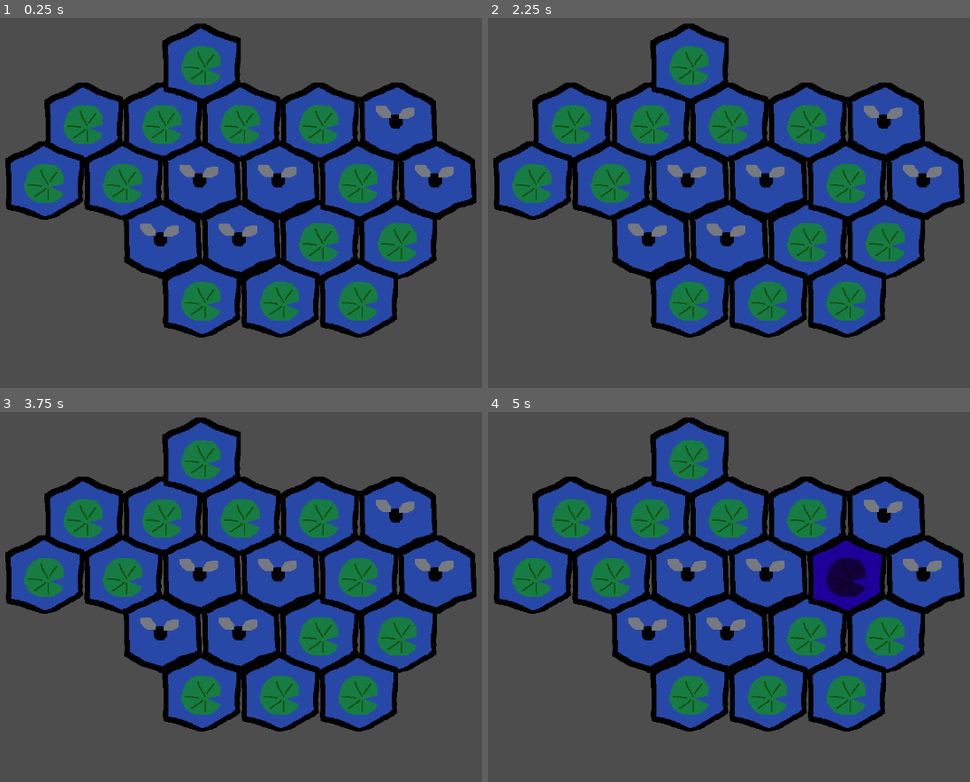
Above: before the commit, frames 1-4 (two rows, left to right).
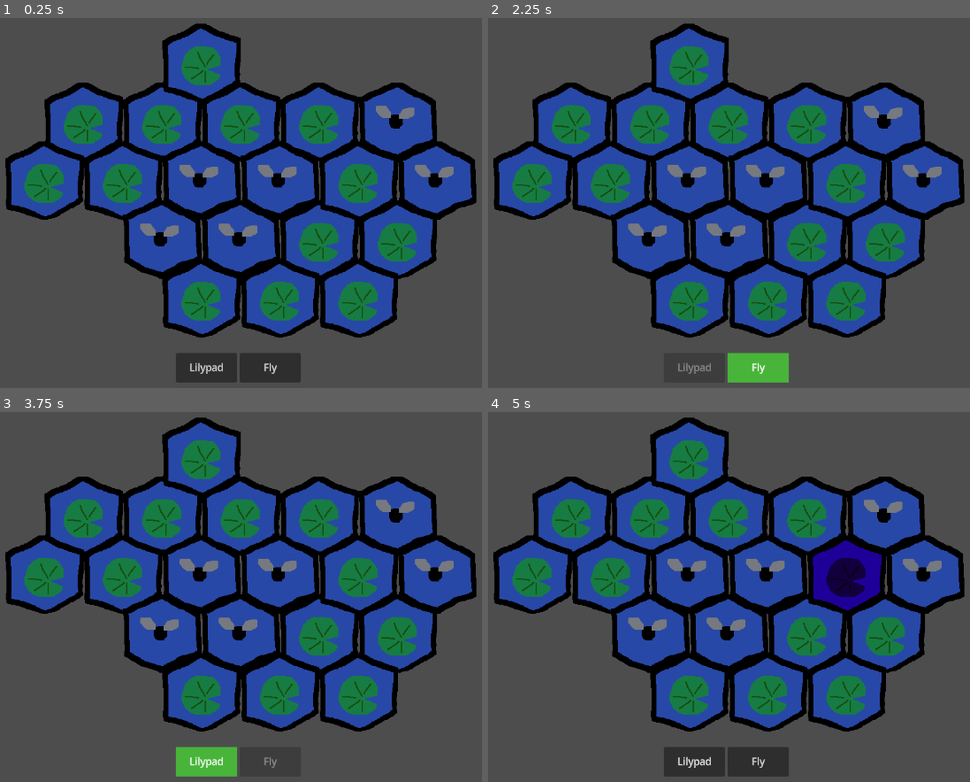
Above: after the commit, the same moments.

Repository: Aarfdark/Froggy
Game: Godot game, scene res://scenes/main.tscn
Same seed, same stepped clock (60 frames per second), same inputs: the game is played once before the commit and once after it.
Inputs (mouse positions are in pixels of both pictures, inside the frame that each line leads up to):
- Up to frame 1 (0.25 s): no input
- Up to frame 2 (2.25 s): click (695, 369) at 0.5 s, where only the run after the commit has a clickable "Lilypad"; click (695, 369) at 1.25 s, where only the run after the commit has a clickable "Lilypad"; click (757, 369) at 2 s, where only the run after the commit has a clickable "Fly"
- Up to frame 3 (3.75 s): click (269, 763) at 2.75 s, where only the run after the commit has a clickable "Fly"; click (207, 763) at 3.5 s, where only the run after the commit has a clickable "Lilypad"
- Up to frame 4 (5 s): tap Enter at 4.25 s; move the mouse to (883, 563) at 4.27 s; click (883, 563) at 4.42 s

The runs differ from the first frame. In frame 1, 1.9% of the frame differs, in the area x 36-63%, y 90-99%; in frame 2, 1.1%; in frame 3, 1.1%; in frame 4, 1.9%.

Commit message:
did a bit of button stuff

Diff:
--- a/project.godot
+++ b/project.godot
@@ -15,6 +15,10 @@
 config/features=PackedStringArray("4.4", "Forward Plus")
 config/icon="res://icon.svg"
 
+[gui]
+
+theme/default_font_multichannel_signed_distance_field=true
+
 [rendering]
 
 textures/canvas_textures/default_texture_filter=0
--- a/scenes/main.tscn
+++ b/scenes/main.tscn
@@ -1,8 +1,72 @@
-[gd_scene load_steps=2 format=3 uid="uid://bjs3ergtg06f4"]
+[gd_scene load_steps=8 format=3 uid="uid://bjs3ergtg06f4"]
 
 [ext_resource type="PackedScene" uid="uid://dktrw4sj86mkf" path="res://scenes/board.tscn" id="1_o5qli"]
+[ext_resource type="Script" uid="uid://dqp3itfxeqrg" path="res://scripts/game_manager.gd" id="1_sugp2"]
+[ext_resource type="Script" uid="uid://cob3vd1w428t0" path="res://scripts/building_ui_manager.gd" id="2_0wfyh"]
+
+[sub_resource type="StyleBoxEmpty" id="StyleBoxEmpty_sugp2"]
+
+[sub_resource type="StyleBoxFlat" id="StyleBoxFlat_sugp2"]
+bg_color = Color(0.282566, 0.706913, 0.22648, 1)
+
+[sub_resource type="StyleBoxEmpty" id="StyleBoxEmpty_0wfyh"]
+
+[sub_resource type="StyleBoxFlat" id="StyleBoxFlat_jyhfs"]
+bg_color = Color(0.282353, 0.705882, 0.227451, 1)
 
 [node name="Main" type="Node2D"]
+script = ExtResource("1_sugp2")
 
 [node name="Board" parent="." instance=ExtResource("1_o5qli")]
 position = Vector2(196, 246)
+
+[node name="Control" type="Control" parent="."]
+layout_mode = 3
+anchors_preset = 0
+offset_right = 1152.0
+offset_bottom = 648.0
+grow_horizontal = 2
+grow_vertical = 2
+
+[node name="BuildingUI" type="Control" parent="Control"]
+layout_mode = 1
+anchor_top = 0.9
+anchor_right = 1.0
+anchor_bottom = 1.0
+grow_horizontal = 2
+grow_vertical = 0
+script = ExtResource("2_0wfyh")
+
+[node name="MarginContainer" type="MarginContainer" parent="Control/BuildingUI"]
+layout_mode = 1
+anchors_preset = 15
+anchor_right = 1.0
+anchor_bottom = 1.0
+grow_horizontal = 2
+grow_vertical = 2
+theme_override_constants/margin_left = 8
+theme_override_constants/margin_top = 8
+theme_override_constants/margin_right = 8
+theme_override_constants/margin_bottom = 8
+
+[node name="BuildingContainer" type="HBoxContainer" parent="Control/BuildingUI/MarginContainer"]
+custom_minimum_size = Vector2(200, 0)
+layout_mode = 2
+size_flags_horizontal = 4
+
+[node name="LilypadButton" type="Button" parent="Control/BuildingUI/MarginContainer/BuildingContainer"]
+custom_minimum_size = Vector2(100, 0)
+layout_mode = 2
+theme_override_styles/focus = SubResource("StyleBoxEmpty_sugp2")
+theme_override_styles/pressed = SubResource("StyleBoxFlat_sugp2")
+toggle_mode = true
+action_mode = 0
+text = "Lilypad"
+
+[node name="FlyButton" type="Button" parent="Control/BuildingUI/MarginContainer/BuildingContainer"]
+custom_minimum_size = Vector2(100, 0)
+layout_mode = 2
+theme_override_styles/focus = SubResource("StyleBoxEmpty_0wfyh")
+theme_override_styles/pressed = SubResource("StyleBoxFlat_jyhfs")
+toggle_mode = true
+text = "Fly"
--- a/scripts/board_controller.gd
+++ b/scripts/board_controller.gd
@@ -9,5 +9,7 @@
 			var pos_clicked = local_to_map(to_local(global_clicked))
 			var cur_atlas_coords = get_cell_atlas_coords(pos_clicked)
 			var cur_tile_alt = get_cell_alternative_tile(pos_clicked)
-			var total_num_alts = tile_set.get_source(main_atlas_id).get_alternative_tiles_count(cur_atlas_coords)
-			set_cell(pos_clicked, main_atlas_id, cur_atlas_coords, (cur_tile_alt+1)%total_num_alts )
+
+			if cur_tile_alt != -1:
+				var total_num_alts = tile_set.get_source(main_atlas_id).get_alternative_tiles_count(cur_atlas_coords)
+				set_cell(pos_clicked, main_atlas_id, cur_atlas_coords, (cur_tile_alt+1)%total_num_alts )
--- /dev/null
+++ b/scripts/building_ui_manager.gd
@@ -0,0 +1,4 @@
+extends Control
+
+@onready var lilypad_button: Button = $MarginContainer/BuildingContainer/LilypadButton
+@onready var fly_button: Button = $MarginContainer/BuildingContainer/FlyButton
--- /dev/null
+++ b/scripts/game_manager.gd
@@ -0,0 +1,28 @@
+# kills you badstyle
+extends Node2D
+
+@onready var building_container: HBoxContainer = $Control/BuildingUI/MarginContainer/BuildingContainer
+var building_buttons
+
+func _ready():
+	building_buttons = building_container.get_children()
+	for button in building_buttons:
+		button.connect("toggled", building_select.bind(button))
+
+func _input(event):
+	if event is InputEventMouseButton:
+		if event.button_index == MOUSE_BUTTON_RIGHT and event.is_pressed():
+			for button in building_buttons:
+				pass
+
+func building_select(toggled, cur_button):
+	# if a button is selected, deselect all the others
+	if toggled:
+		for button in building_buttons:
+			if button != cur_button:
+				button.disabled = true
+	# make everything selectable after ticking it off
+	if !toggled:
+		for button in building_buttons:
+			if button != cur_button:
+				button.disabled = false
Not shown, added: scripts/building_ui_manager.gd.uid
Not shown, added: scripts/game_manager.gd.uid
